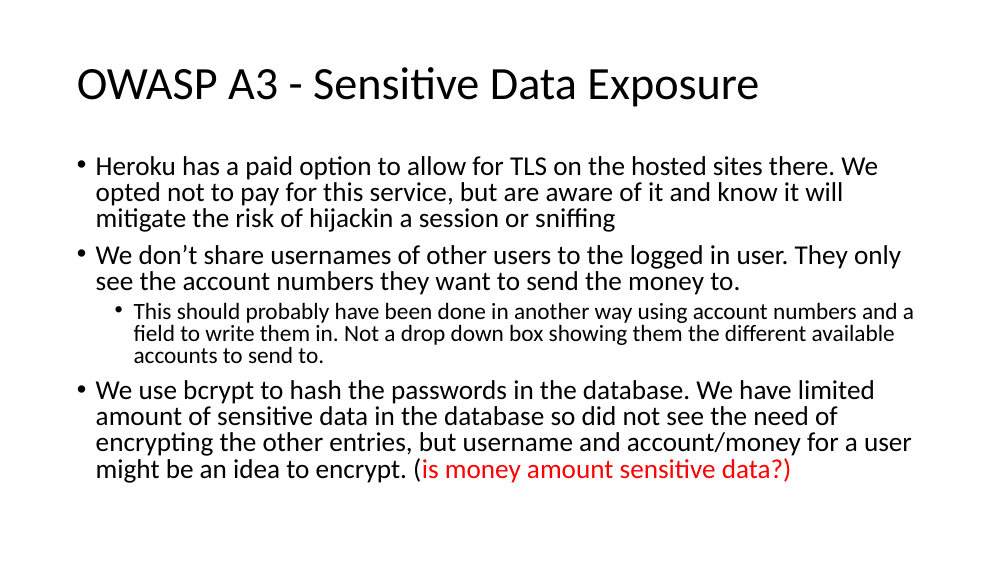
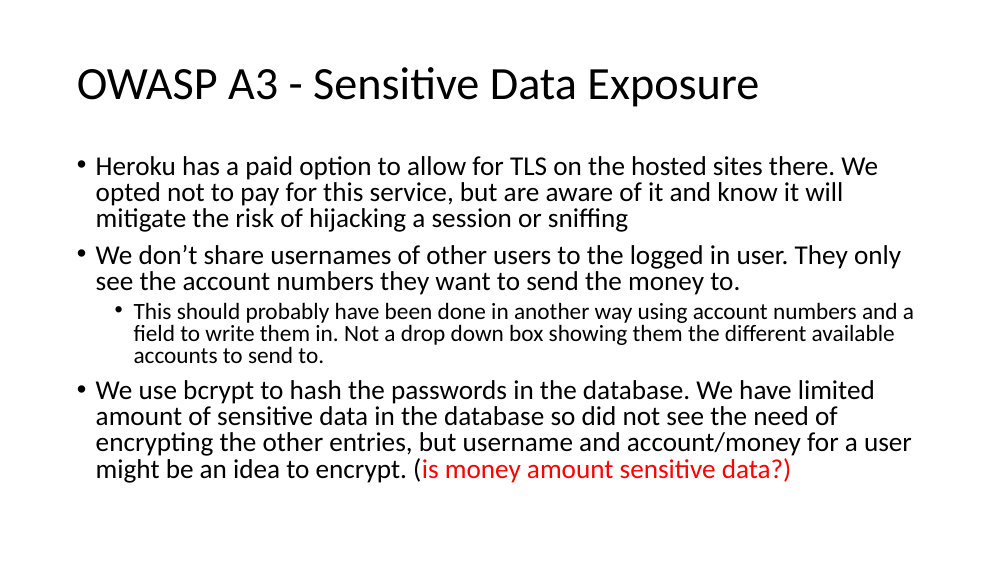
Before and after one commit to jkunnas58/dat250_netbank_fall_2020, a slide deck: slide 13 of Project_report_group_9.pptx. Drawn at 1008x567 pixels with LibreOffice and Linux fonts; fonts in the diff are those of the drawing. Boxes give left, top, right and bottom in pixels: in the first picture for what was removed or moved away, otherwise in the second. Text is boxed around its words. In the diff, an @@ line names an element or a change of style, - is before the commit and + after.

```diff
--- a/Project_report_group_9.pptx
+++ b/Project_report_group_9.pptx
@@ text at (96,156,878,232): text changed @@
-• Heroku has a paid option to allow for TLS on the hosted sites there. We opted not to pay for this service, but are aware of it and know it will mitigate the risk of hijackin a session or sniffing
+• Heroku has a paid option to allow for TLS on the hosted sites there. We opted not to pay for this service, but are aware of it and know it will mitigate the risk of hijacking a session or sniffing
```
Also in this commit, not shown: 3 other slides changed.
